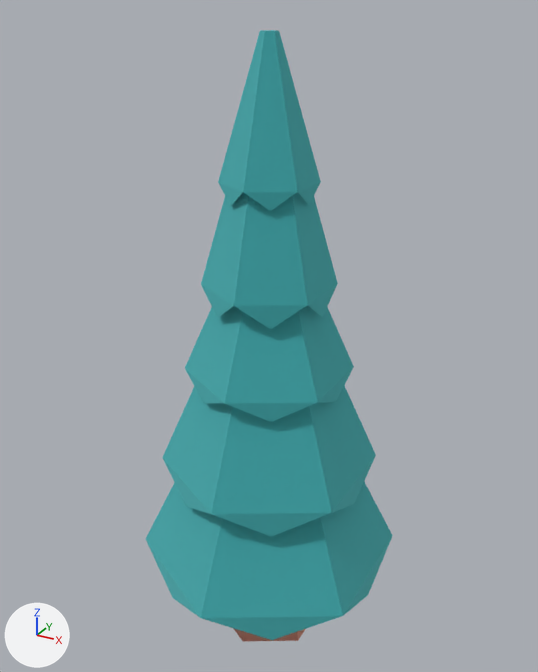
An edit to the glTF model apps/client/public/env/kenney-nature-kit/tree_pineRoundC.glb, drawn before and after from the same camera.
Camera for both pictures: a 50 mm camera at (0.652, -1.187, 1.237) aimed at (-0.013, 0.021, 0.632). The axes (+X, +Y, +Z) are drawn at lower left. The lights are the same throughout. The picture after the commit comes second.

The scene before the commit, as lines of its bpy script (objects in view):
```python
mat_leafsdark = principled_material('leafsDark')
mat_leafsdark.base_color = (0.169, 0.651, 0.667)  # cyan #72d3d5
mat_leafsdark.metallic = 1.0
mat_leafsdark.roughness = 1.0
me_mesh_tree_pineroundc = bpy.data.meshes.new('Mesh tree_pineRoundC')
me_mesh_tree_pineroundc.from_pydata(...)  # 120 vertices, 206 faces; spans x -0.24..0.24, y -0.277..0.277, z 0.0..1.253
# faces by material slot: [190, 16]
me_mesh_tree_pineroundc.materials.append(mat_leafsdark)  # cyan #72d3d5
me_mesh_tree_pineroundc.materials.append(mat_woodbarkdark)  # beige #e7b5a4
ob_tree_pineroundc = bpy.data.objects.new('tree_pineRoundC', me_mesh_tree_pineroundc)
ob_tree_pineroundc.location = (0.0, 0.0, -0.05)
```
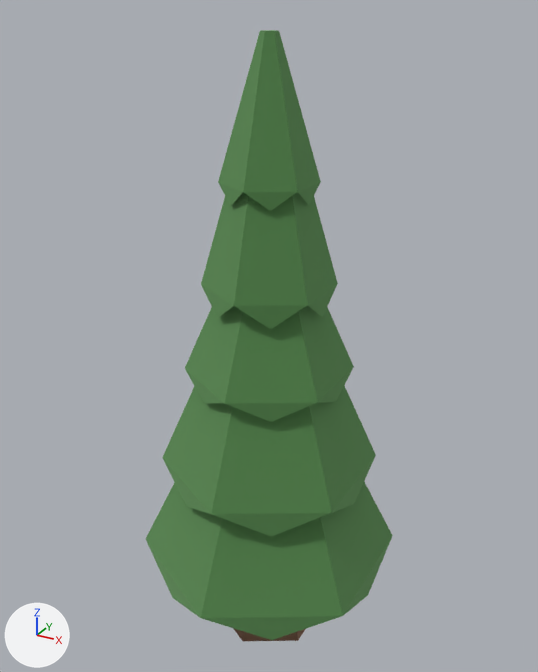
Where the newer file only moved an object's origin or applied its transform, the numbers keep the older frame.

Pixel boxes [x1, y1, x2, y2] of what changed, in the pictures (538 x 672 px):
```json
{"object": "tree_pineRoundC", "change": "recoloured", "before": [146, 30, 392, 641], "after": [146, 30, 392, 641], "on screen": "cyan to green"}
```

Edits to the scene script, one JSON object a line:
```json
{"op": "set", "path": "mat_leafsdark.base_color", "old": "(0.169, 0.651, 0.667)", "new": "(0.247, 0.478, 0.216)", "note": "cyan #72d3d5 -> green #88b880"}
```
